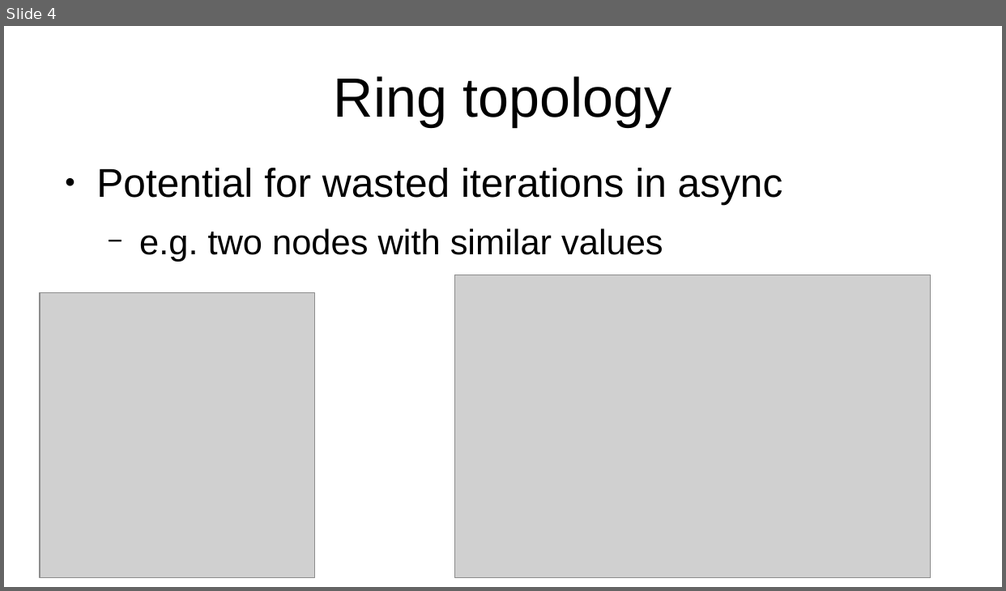
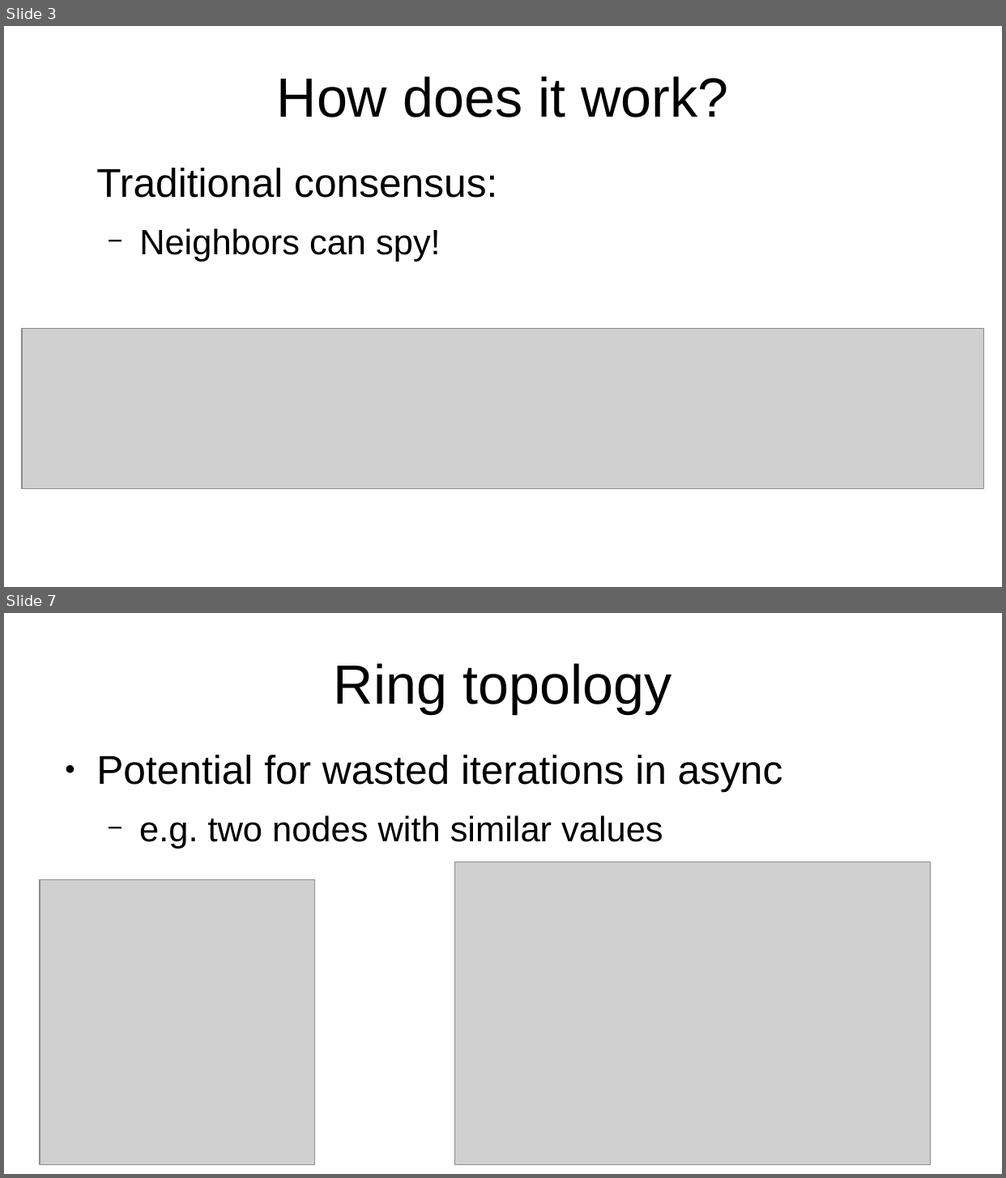
Before and after one commit to MortenMunk/PE-capstone, a slide deck: presentation.odp. Shown one above the other, each under a label of ours: slide 4 before the commit, slides 3 and 7 after it; the slides between them are not shown. The pictures are 1006x591 and 1006x1178 pixels, drawn with LibreOffice and Linux fonts; fonts in the diff are those of the drawing; grey boxes stand for pictures. Boxes give left, top, right and bottom in pixels: in the first picture for what was removed or moved away, otherwise in the second. Text is boxed around its words. In the diff, an @@ line names an element or a change of style, - is before the commit and + after.

```diff
--- a/presentation.odp
+++ b/presentation.odp
@@ slide 3 added at (4, 26, 1002, 587), background #FFFFFF @@
@@ title added at (277, 76, 728, 118), 44 pt, text #000000 @@
+How does it work?
@@ text added at (96, 168, 497, 262), 32 pt, text #000000 @@
+Traditional consensus:
+  − Neighbors can spy!
@@ picture added at (22, 328, 985, 489) @@
@@ what was slide 4 is now slide 7 @@
```
Also in this commit, not shown: 5 slides changed, 5 other slides added, 2 slides removed, 6 other files.
